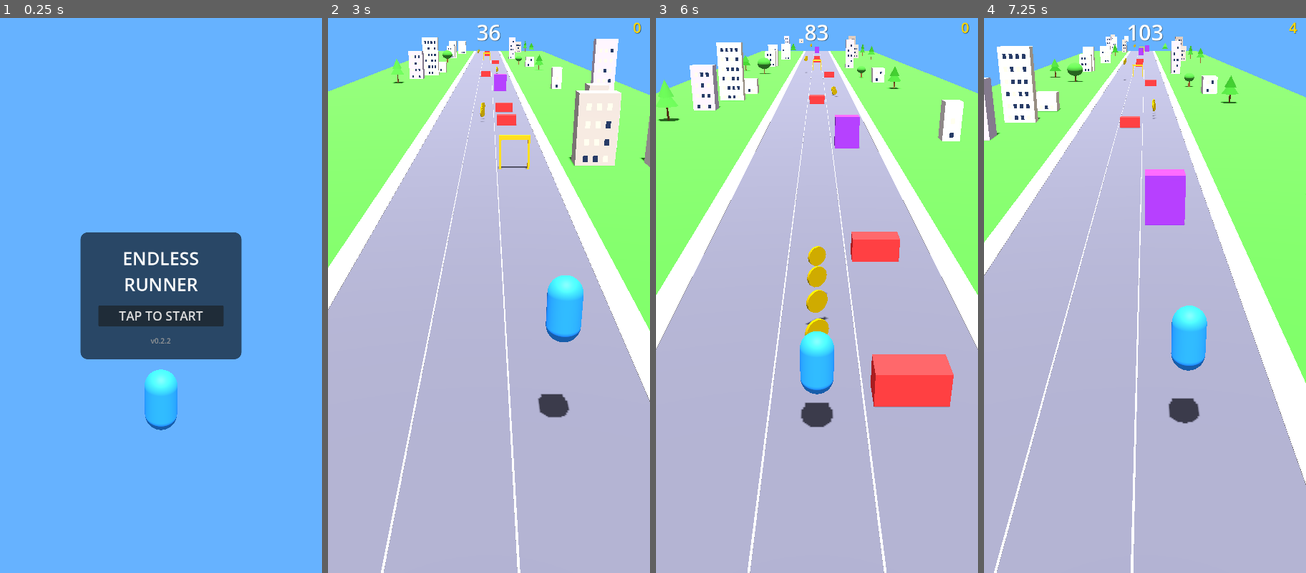
Above: before the commit, frames 1-4 (left to right).
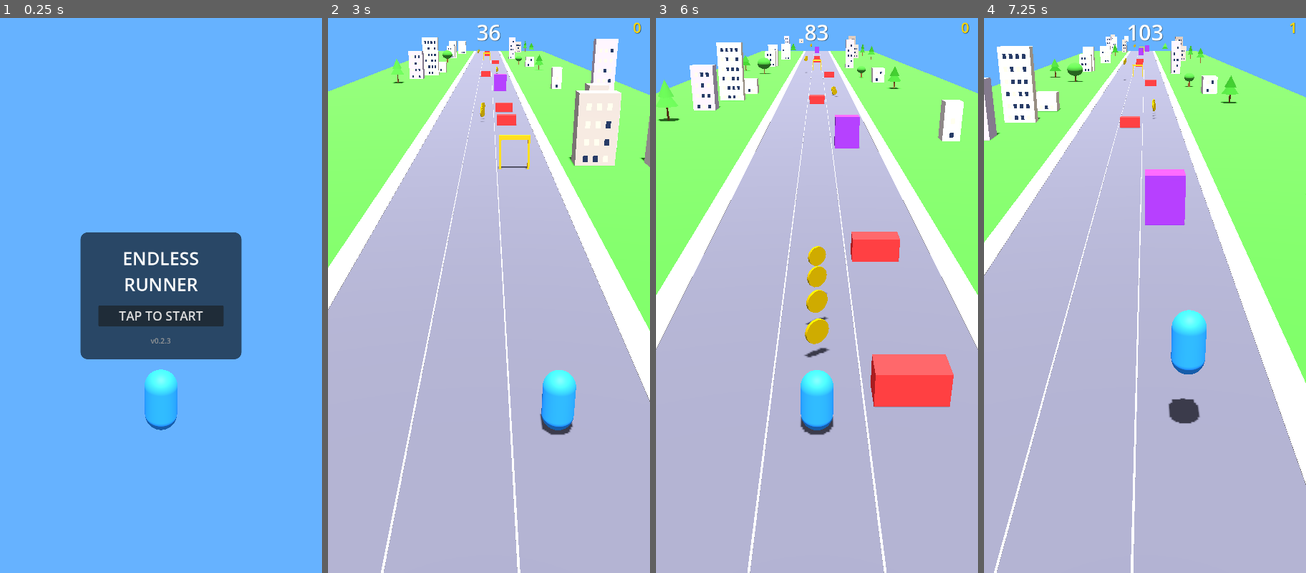
Above: after the commit, the same moments.

Repository: mikhailshilkov/endless-runner
Game: Godot game, scene res://scenes/main.tscn
The game is run twice, just before and just after one commit, with the same random seed, the same clock (stepped at 60 frames per second) and the same inputs.
Inputs (mouse positions are in pixels of both pictures, inside the frame that each line leads up to):
- Up to frame 1 (0.25 s): no input
- Up to frame 2 (3 s): click "TAP TO START" at 0.5 s; move the mouse to (559, 256) at 1.27 s; hold D (move_right) 1.28-2.03 s; hold S (slide) 1.28-2.03 s; click (559, 256) at 1.42 s; tap Space (jump) at 1.52, 1.55, 1.82, 2.1, 2.27, 2.57 s; move the mouse to (424, 312) at 2.02 s; hold A (move_left) 2.03-2.78 s; click (424, 312) at 2.17 s; tap S (slide) at 2.3 s; move the mouse to (521, 162) at 2.77 s; hold D (move_right) from 2.78 s (still down); hold S (slide) from 2.78 s (still down); click (521, 162) at 2.92 s
- Up to frame 3 (6 s): tap Space (jump) at 3.05, 3.77, 4.07, 5.27, 5.57 s; move the mouse to (800, 400) at 3.52 s; release S (slide) at 3.53 s; tap S (slide) at 3.6, 5.1 s; click (800, 400) at 3.67 s; move the mouse to (913, 373) at 4.27 s; release D (move_right) at 4.28 s; hold Space (jump) 4.28-5.03 s; hold A (move_left) from 4.28 s (still down); click (913, 373) at 4.42 s; move the mouse to (720, 201) at 5.02 s; click (720, 201) at 5.17 s; move the mouse to (833, 284) at 5.77 s; hold S (slide) from 5.78 s (still down); click (833, 284) at 5.92 s
- Up to frame 4 (7.25 s): tap Space (jump) at 6.05, 6.6, 6.77, 7.07 s; move the mouse to (1096, 140) at 6.52 s; release A (move_left) at 6.53 s; release S (slide) at 6.53 s; hold D (move_right) from 6.53 s (still down); click (1096, 140) at 6.67 s; tap S (slide) at 6.8 s

The runs differ from the first frame. In frame 1, less than 0.1% of the frame differs, in the area x 52-53%, y 58-59%; in frame 2, 2.3%, in the area x 65-80%, y 46-76%; in frame 3, 1.8%; in frame 4, 0.5%.

Commit message:
v0.2.3: Shop system, hero skins, fast fall, UI improvements
Co-Authored-By: Claude Opus 4.6 (1M context) <noreply@anthropic.com>

Diff:
--- a/scenes/hud.tscn
+++ b/scenes/hud.tscn
@@ -89,7 +89,7 @@
 layout_mode = 2
 theme_override_colors/font_color = Color(0.6, 0.6, 0.6, 1)
 theme_override_font_sizes/font_size = 16
-text = "v0.2.2"
+text = "v0.2.3"
 horizontal_alignment = 1
 
 [node name="GameOverPanel" type="PanelContainer" parent="."]
@@ -99,15 +99,15 @@
 anchor_top = 0.5
 anchor_right = 0.5
 anchor_bottom = 0.5
-offset_left = -180
-offset_top = -140
-offset_right = 180
-offset_bottom = 140
+offset_left = -340
+offset_top = -580
+offset_right = 340
+offset_bottom = 580
 theme_override_styles/panel = SubResource("StyleBoxFlat_panel")
 
 [node name="VBoxContainer" type="VBoxContainer" parent="GameOverPanel"]
 layout_mode = 2
-theme_override_constants/separation = 16
+theme_override_constants/separation = 10
 alignment = 1
 
 [node name="GameOverLabel" type="Label" parent="GameOverPanel/VBoxContainer"]
--- a/scripts/game_manager.gd
+++ b/scripts/game_manager.gd
@@ -6,6 +6,8 @@
 signal coins_changed(new_coins: int)
 signal speed_changed(new_speed: float)
 signal hearts_changed(count: int)
+signal skin_changed(index: int)
+signal wallet_changed(amount: int)
 
 enum GameState { MENU, PLAYING, GAME_OVER }
 
@@ -26,9 +28,27 @@
 const LANE_COUNT: int = 3
 const LANES: Array[float] = [-2.5, 0.0, 2.5]
 
+# Shop / skins
+const SKINS: Array[Dictionary] = [
+	{"name": "Blue", "color": Color(0.2, 0.6, 1.0), "price": 0},
+	{"name": "Red", "color": Color(0.9, 0.2, 0.2), "price": 50},
+	{"name": "Pink", "color": Color(1.0, 0.4, 0.7), "price": 50},
+	{"name": "Green", "color": Color(0.2, 0.8, 0.3), "price": 75},
+	{"name": "Orange", "color": Color(1.0, 0.5, 0.1), "price": 75},
+	{"name": "Purple", "color": Color(0.6, 0.2, 0.9), "price": 100},
+	{"name": "Cyan", "color": Color(0.1, 0.9, 0.9), "price": 100},
+	{"name": "Gold", "color": Color(1.0, 0.8, 0.1), "price": 500},
+]
+
+var wallet: int = 0
+var owned_skins: Array[int] = [0]
+var selected_skin: int = 0
+
+const SAVE_PATH := "user://save.cfg"
+
 
 func _ready() -> void:
-	pass
+	_load_save()
 
 
 func _process(delta: float) -> void:
@@ -59,6 +79,9 @@
 
 func end_game() -> void:
 	state = GameState.GAME_OVER
+	wallet += coins
+	wallet_changed.emit(wallet)
+	_save_data()
 	game_over.emit()
 
 
@@ -82,3 +105,48 @@
 
 func is_playing() -> bool:
 	return state == GameState.PLAYING
+
+
+func get_player_color() -> Color:
+	return SKINS[selected_skin]["color"]
+
+
+func buy_skin(index: int) -> bool:
+	if index < 0 or index >= SKINS.size():
+		return false
+	if index in owned_skins:
+		return false
+	var price: int = SKINS[index]["price"]
+	if wallet < price:
+		return false
+	wallet -= price
+	owned_skins.append(index)
+	wallet_changed.emit(wallet)
+	_save_data()
+	return true
+
+
+func select_skin(index: int) -> void:
+	if index in owned_skins:
+		selected_skin = index
+		skin_changed.emit(index)
+		_save_data()
+
+
+func _save_data() -> void:
+	var config := ConfigFile.new()
+	config.set_value("save", "wallet", wallet)
+	config.set_value("save", "owned_skins", owned_skins)
+	config.set_value("save", "selected_skin", selected_skin)
+	config.save(SAVE_PATH)
+
+
+func _load_save() -> void:
+	var config := ConfigFile.new()
+	if config.load(SAVE_PATH) == OK:
+		wallet = config.get_value("save", "wallet", 0)
+		var loaded_owned = config.get_value("save", "owned_skins", [0])
+		owned_skins.clear()
+		for s in loaded_owned:
+			owned_skins.append(s)
+		selected_skin = config.get_value("save", "selected_skin", 0)
--- a/scripts/hud.gd
+++ b/scripts/hud.gd
@@ -8,6 +8,10 @@
 @onready var final_score_label: Label = $GameOverPanel/VBoxContainer/FinalScoreLabel
 @onready var final_coins_label: Label = $GameOverPanel/VBoxContainer/FinalCoinsLabel
 
+var shop_container: GridContainer
+var wallet_label: Label
+var skin_buttons: Array[Button] = []
+
 
 func _ready() -> void:
 	GameManager.score_changed.connect(_on_score_changed)
@@ -15,6 +19,8 @@
 	GameManager.hearts_changed.connect(_on_hearts_changed)
 	GameManager.game_started.connect(_on_game_started)
 	GameManager.game_over.connect(_on_game_over)
+	GameManager.wallet_changed.connect(_on_wallet_changed)
+	_build_shop()
 	_show_start_screen()
 
 
@@ -40,7 +46,9 @@
 func _on_game_over() -> void:
 	game_over_panel.visible = true
 	final_score_label.text = "Score: " + str(GameManager.score)
-	final_coins_label.text = "Coins: " + str(GameManager.coins)
+	final_coins_label.text = "Coins earned: +" + str(GameManager.coins)
+	wallet_label.text = "Wallet: " + str(GameManager.wallet)
+	_refresh_shop()
 
 
 func _on_score_changed(new_score: int) -> void:
@@ -53,6 +61,11 @@
 
 func _on_hearts_changed(count: int) -> void:
 	_update_hearts(count)
+
+
+func _on_wallet_changed(_amount: int) -> void:
+	if wallet_label:
+		wallet_label.text = "Wallet: " + str(GameManager.wallet)
 
 
 func _update_hearts(count: int) -> void:
@@ -89,6 +102,84 @@
 	return container
 
 
+func _build_shop() -> void:
+	var vbox: VBoxContainer = $GameOverPanel/VBoxContainer
+
+	# Wallet label
+	wallet_label = Label.new()
+	wallet_label.horizontal_alignment = HORIZONTAL_ALIGNMENT_CENTER
+	wallet_label.add_theme_color_override("font_color", Color(1.0, 0.85, 0.0))
+	wallet_label.add_theme_font_size_override("font_size", 20)
+	wallet_label.text = "Wallet: 0"
+	vbox.add_child(wallet_label)
+	vbox.move_child(wallet_label, 3)  # After FinalCoinsLabel
+
+	# Shop header
+	var shop_label := Label.new()
+	shop_label.text = "SHOP"
+	shop_label.horizontal_alignment = HORIZONTAL_ALIGNMENT_CENTER
+	shop_label.add_theme_color_override("font_color", Color(1, 1, 1))
+	shop_label.add_theme_font_size_override("font_size", 22)
+	vbox.add_child(shop_label)
+	vbox.move_child(shop_label, 4)
+
+	# Grid of skin buttons
+	shop_container = GridContainer.new()
+	shop_container.columns = 4
+	shop_container.add_theme_constant_override("h_separation", 8)
+	shop_container.add_theme_constant_override("v_separation", 8)
+	vbox.add_child(shop_container)
+	vbox.move_child(shop_container, 5)
+
+	for i in range(GameManager.SKINS.size()):
+		var btn := _create_skin_button(i)
+		shop_container.add_child(btn)
+		skin_buttons.append(btn)
+
+
+func _create_skin_button(index: int) -> Button:
+	var skin: Dictionary = GameManager.SKINS[index]
+	var btn := Button.new()
+	btn.custom_minimum_size = Vector2(70, 60)
+	btn.add_theme_font_size_override("font_size", 11)
+	btn.pressed.connect(_on_skin_button_pressed.bind(index))
+
+	# Add a color swatch as a child
+	var swatch := ColorRect.new()
+	swatch.color = skin["color"]
+	swatch.custom_minimum_size = Vector2(30, 20)
+	swatch.size = Vector2(30, 20)
+	swatch.position = Vector2(20, 4)
+	swatch.mouse_filter = Control.MOUSE_FILTER_IGNORE
+	btn.add_child(swatch)
+
+	return btn
+
+
+func _refresh_shop() -> void:
+	for i in range(skin_buttons.size()):
+		var btn: Button = skin_buttons[i]
+		var skin: Dictionary = GameManager.SKINS[i]
+		if i == GameManager.selected_skin:
+			btn.text = "\n" + skin["name"] + "\nACTIVE"
+			btn.disabled = true
+		elif i in GameManager.owned_skins:
+			btn.text = "\n" + skin["name"] + "\nUSE"
+			btn.disabled = false
+		else:
+			var price: int = skin["price"]
+			btn.text = "\n" + skin["name"] + "\n" + str(price)
+			btn.disabled = GameManager.wallet < price
+
+
+func _on_skin_button_pressed(index: int) -> void:
+	if index in GameManager.owned_skins:
+		GameManager.select_skin(index)
+	else:
+		GameManager.buy_skin(index)
+	_refresh_shop()
+
+
 func _on_start_button_pressed() -> void:
 	GameManager.start_game()
 
--- a/scripts/player.gd
+++ b/scripts/player.gd
@@ -4,6 +4,7 @@
 const GRAVITY: float = 30.0
 const LANE_SWITCH_SPEED: float = 12.0
 const SLIDE_DURATION: float = 0.6
+const FAST_FALL_SPEED: float = 40.0
 
 var current_lane: int = 1  # 0=left, 1=center, 2=right
 var target_x: float = 0.0
@@ -25,6 +26,8 @@
 	target_x = GameManager.LANES[current_lane]
 	position.x = target_x
 	slide_collision.disabled = true
+	_apply_skin()
+	GameManager.skin_changed.connect(_on_skin_changed)
 
 
 func _physics_process(delta: float) -> void:
@@ -99,7 +102,11 @@
 
 
 func start_slide() -> void:
-	if is_on_floor() and not is_sliding:
+	if not is_on_floor():
+		# Fast fall: cancel jump and slam down
+		velocity.y = -FAST_FALL_SPEED
+		return
+	if not is_sliding:
 		is_sliding = true
 		slide_timer = SLIDE_DURATION
 		# Shrink collision for sliding
@@ -146,3 +153,14 @@
 	mesh.scale = Vector3.ONE
 	mesh.position.y = 0.0
 	_end_slide()
+	_apply_skin()
+
+
+func _on_skin_changed(_index: int) -> void:
+	_apply_skin()
+
+
+func _apply_skin() -> void:
+	var mat: StandardMaterial3D = mesh.get_surface_override_material(0)
+	if mat:
+		mat.albedo_color = GameManager.get_player_color()
